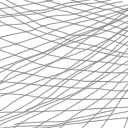
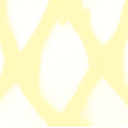
Revision of a layered 128 x 128 image; what changed, layer by layer:
hid "Layer 5" over [0,6,89,105]
painted on "Layer 4" over [0,0,128,128]
